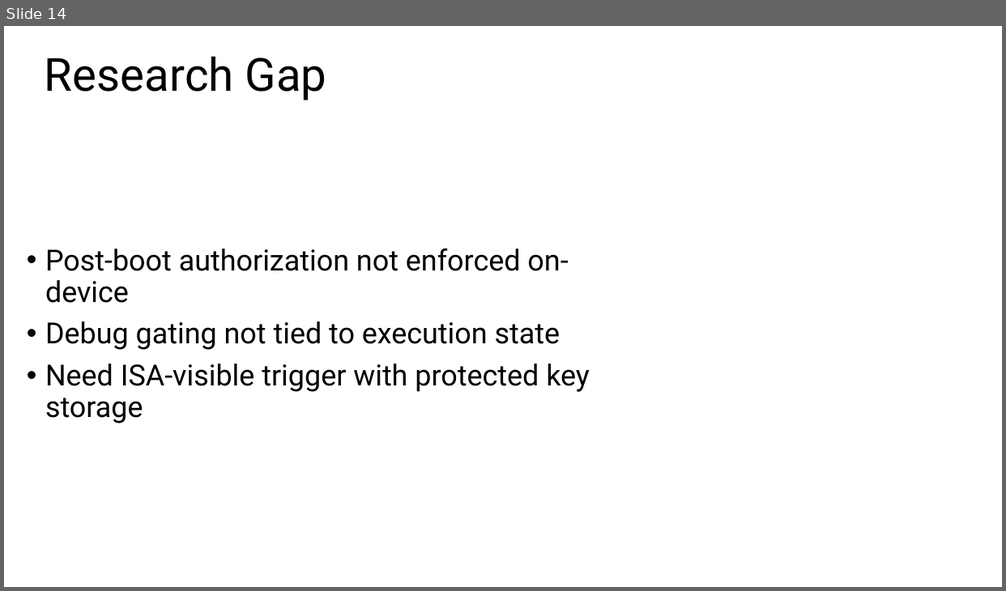
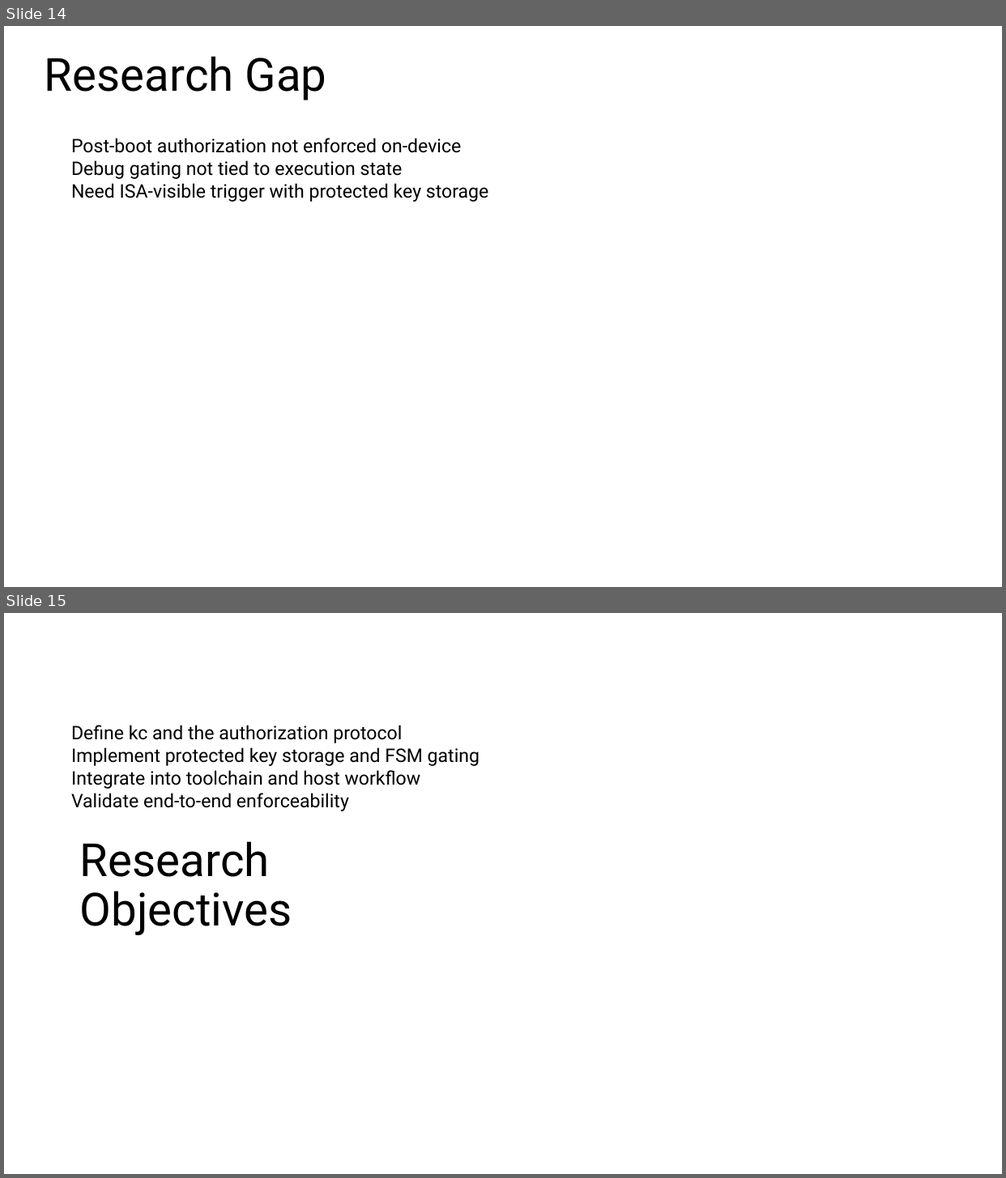
Before and after one commit to Maria618-hash/Ardiono-Alpha, a slide deck: thesis.pptx. Shown one above the other, each under a label of ours: slide 14 before the commit, slides 14 and 15 after it. The pictures are 1006x591 and 1006x1178 pixels, drawn with LibreOffice and Linux fonts; fonts in the diff are those of the drawing. Boxes give left, top, right and bottom in pixels: in the first picture for what was removed or moved away, otherwise in the second. Text is boxed around its words. In the diff, an @@ line names an element or a change of style, - is before the commit and + after.

```diff
--- a/thesis.pptx
+++ b/thesis.pptx
@@ slide 15 added at (4, 613, 1002, 1174), background #FFFFFF @@
@@ text added at (71, 725, 479, 811), 18 pt, text #000000 @@
+Define kc and the authorization protocol
+Implement protected key storage and FSM gating
+Integrate into toolchain and host workflow
+Validate end-to-end enforceability
@@ title added at (80, 841, 292, 935), 44 pt, text #000000 @@
+Research Objectives
@@ slide 14 changed as well @@
@@ text "Post-boot authorization not enforced on-device": place and size @@
-text "Post-boot authorization not enforced on-device" at (45, 248, 590, 424)
+text "Post-boot authorization not enforced on-device" at (71, 138, 489, 202)
@@ text "Post-boot authorization not enforced on-device" at (71, 138, 489, 202): size 28 to 18 pt; bullet • to none; line spacing 0.9 to 1; less space between paragraphs; vertical alignment middle to top @@
```
Also in this commit, not shown: 24 other slides changed, 9 other slides added, 10 slides removed.
